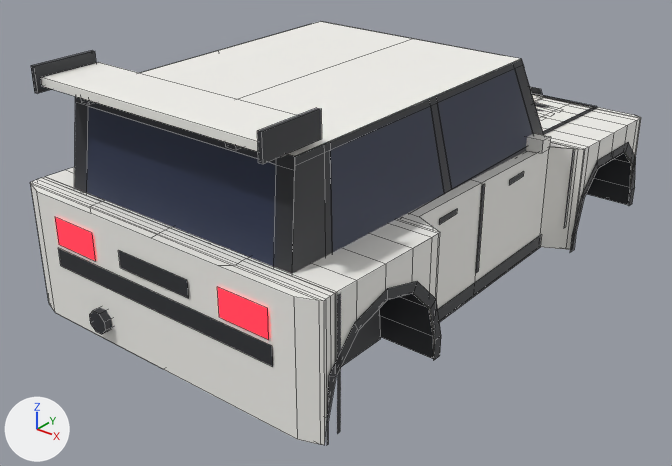
The Blender file assets/meshes/furia/Furia.blend: old version first, new version second.
Before and after are seen from a 50 mm lens placed at (10.29, -13.94, 7.33), pointed at (-0.19, -0.84, -0.79). Every picture has the same lights, and +X, +Y and +Z are marked at lower left. The first picture is the older version. Mesh edges are drawn as thin lines.

The older version as bpy lines, for what is in view:
```python
me_hood = bpy.data.meshes.new('Hood')
me_hood.from_pydata(...)  # 55 vertices, 40 faces; spans x -3.32..3.32, y 2.55..5.6, z 0.68..0.8
me_hood.materials.append(mat_body)  # white #f7f6f1
me_taillight_r = bpy.data.meshes.new('TailLight_R')
me_taillight_r.from_pydata([(1.45, -5.68, 0.14), (2.45, -5.68, 0.14), (2.45, -5.68, 0.66), (1.45, -5.68, 0.66)], [], [(0, 1, 2, 3)])
me_taillight_r.materials.append(mat_tail)  # red #ff2738, glowing red #ff2738
me_wheelwell = bpy.data.meshes.new('WheelWell')
me_wheelwell.from_pydata(...)  # 52 vertices, 4 faces; spans x -2.25..2.25, y -5.45..5.45, z -1.42..0.36
me_wheelwell.materials.append(mat_trim)  # dark grey #2f3035
ob_hood = bpy.data.objects.new('Hood', me_hood)
ob_hood.location = (0.0, 0.0, 0.0)
ob_taillight_r = bpy.data.objects.new('TailLight_R', me_taillight_r)
ob_taillight_r.location = (0.0, 0.0, 0.0)
ob_wheelwell = bpy.data.objects.new('WheelWell', me_wheelwell)
ob_wheelwell.location = (0.0, 0.0, 0.0)
# also in view: 'Fender_RR' at (3.22, -3.88, -0.2); 'Door_FR' at (2.97, 1.12, -0.27); 'RearWindow' at (0.0, -5.1, 1.76); 'Ink_BumpR_R' at (3.35, -5.2, -0.19); 'RearPanel' at (0.0, -5.68, 0.39)
```
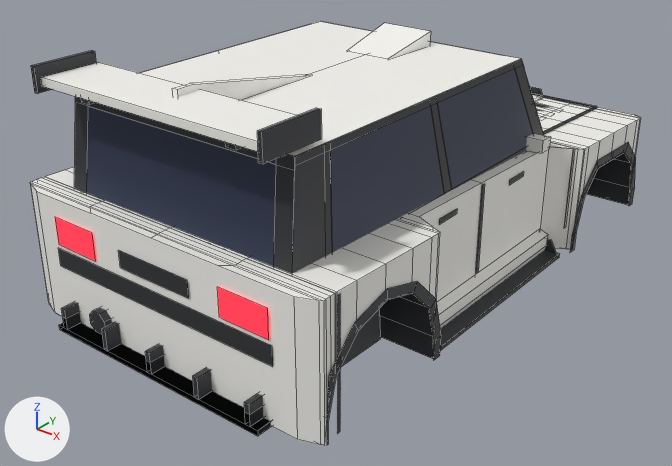
Changed parts and their boxes (x1, y1, x2, y2) in the pictures (672 x 466 px):
'Opt_Diffuser_Race_AccDiffuserRace', added: after (59, 302, 272, 436)
'Opt_Skirts_Side_AccSkirt_R', added: after (437, 229, 548, 328)
'Opt_Skirts_Blade_AccSideBlade_R', added: after (440, 239, 560, 351)
'Opt_Roof_Scoop_AccRoofScoop', added: after (347, 23, 431, 59)
'Opt_Roof_Fin_AccSharkFin', added: after (173, 74, 310, 100)
'Opt_Diffuser_Road_AccDiffuser', added: after (63, 312, 271, 435)
'Rocker_R', unchanged, covered by the edit: before (438, 235, 541, 322)

The change, as a diff of the scene's bpy script:
```diff
--- a/assets/meshes/furia/Furia.blend.py
+++ b/assets/meshes/furia/Furia.blend.py
@@ me_opt_skirts_side_accskirt_r @@
+me_opt_skirts_side_accskirt_r.from_pydata([(2.72, 2.25, -1.46), (2.88, 2.25, -1.46), (2.88, -2.25, -1.46), (2.72, -2.25, -1.46), (2.92, 2.25, -1.3), (2.92, -2.25, -1.3), (2.92, 2.25, -1.06), (2.92, -2.25, -1.06), (2.72, 2.25, -0.98), (2.72, -2.25, -0.98)], [], [(0, 1, 2, 3), (1, 4, 5, 2), (4, 6, 7, 5), (6, 8, 9, 7), (8, 6, 4, 1, 0), (3, 2, 5, 7, 9)])
+me_opt_skirts_side_accskirt_r.materials.append(mat_body)  # white #f7f6f1
@@ me_opt_roof_fin_accsharkfin @@
+me_opt_roof_fin_accsharkfin.from_pydata([(0.05, -4.58, 3.2), (0.05, -4.93, 3.2), (0.05, -4.93, 2.71), (0.05, -1.79, 2.71), (-0.05, -1.79, 2.71), (-0.05, -4.93, 2.71), (-0.05, -4.93, 3.2), (-0.05, -4.58, 3.2)], [], [(0, 1, 2, 3), (4, 5, 6, 7), (6, 1, 0, 7), (7, 0, 3, 4), (5, 2, 1, 6)])
+me_opt_roof_fin_accsharkfin.materials.append(mat_body)  # white #f7f6f1
@@ me_opt_roof_scoop_accroofscoop @@
+me_opt_roof_scoop_accroofscoop.from_pydata([(-0.48, -0.15, 2.72), (0.48, -0.15, 2.72), (0.55, 1.15, 3.0), (-0.55, 1.15, 3.0), (0.55, 1.15, 2.7), (0.48, -0.15, 2.7), (-0.48, -0.15, 2.7), (-0.55, 1.15, 2.7)], [], [(0, 1, 2, 3), (4, 2, 1, 5), (6, 0, 3, 7)])
+me_opt_roof_scoop_accroofscoop.materials.append(mat_body)  # white #f7f6f1
@@ ob_opt_diffuser_race_accdiffuserrace @@
+ob_opt_diffuser_race_accdiffuserrace = bpy.data.objects.new('Opt_Diffuser_Race_AccDiffuserRace', me_opt_diffuser_race_accdiffuserrace)  # a box spanning x -2.4..2.4, y -5.94..-5.04, z -1.44..-1.34; a box spanning x -2.25..-2.15, y -5.94..-5.04, z -1.34..-0.94; a box spanning x -1.15..-1.05, y -5.94..-5.04, z -1.34..-0.94; a box spanning x -0.05..0.05, y -5.94..-5.04, z -1.34..-0.94; a box spanning x 1.05..1.15, y -5.94..-5.04, z -1.34..-0.94; a box spanning x 2.15..2.25, y -5.94..-5.04, z -1.34..-0.94; in mat_trim (dark grey #2f3035)
+ob_opt_diffuser_race_accdiffuserrace.location = (0.0, 0.0, 0.0)
@@ ob_opt_diffuser_road_accdiffuser @@
+ob_opt_diffuser_road_accdiffuser = bpy.data.objects.new('Opt_Diffuser_Road_AccDiffuser', me_opt_diffuser_road_accdiffuser)  # a box spanning x -2.4..2.4, y -5.94..-5.39, z -1.44..-1.34; a box spanning x -2.25..-2.15, y -5.94..-5.39, z -1.34..-1.12; a box spanning x -0.05..0.05, y -5.94..-5.39, z -1.34..-1.12; a box spanning x 2.15..2.25, y -5.94..-5.39, z -1.34..-1.12; in mat_trim (dark grey #2f3035)
+ob_opt_diffuser_road_accdiffuser.location = (0.0, 0.0, 0.0)
@@ ob_opt_skirts_blade_accsideblade_r @@
+ob_opt_skirts_blade_accsideblade_r = bpy.data.objects.new('Opt_Skirts_Blade_AccSideBlade_R', me_opt_skirts_blade_accsideblade_r)  # 16 vertices, 8 faces; spans x 2.72..3.22, y -2.25..2.25, z -1.48..-1.12; in mat_trim (dark grey #2f3035)
+ob_opt_skirts_blade_accsideblade_r.location = (0.0, 0.0, 0.0)
@@ ob_opt_skirts_side_accskirt_r @@
+ob_opt_skirts_side_accskirt_r = bpy.data.objects.new('Opt_Skirts_Side_AccSkirt_R', me_opt_skirts_side_accskirt_r)
+ob_opt_skirts_side_accskirt_r.location = (0.0, 0.0, 0.0)
@@ ob_opt_roof_fin_accsharkfin @@
+ob_opt_roof_fin_accsharkfin = bpy.data.objects.new('Opt_Roof_Fin_AccSharkFin', me_opt_roof_fin_accsharkfin)
+ob_opt_roof_fin_accsharkfin.location = (0.0, 0.0, 0.0)
@@ ob_opt_roof_scoop_accroofscoop @@
+ob_opt_roof_scoop_accroofscoop = bpy.data.objects.new('Opt_Roof_Scoop_AccRoofScoop', me_opt_roof_scoop_accroofscoop)
+ob_opt_roof_scoop_accroofscoop.location = (0.0, 0.0, 0.0)
```
